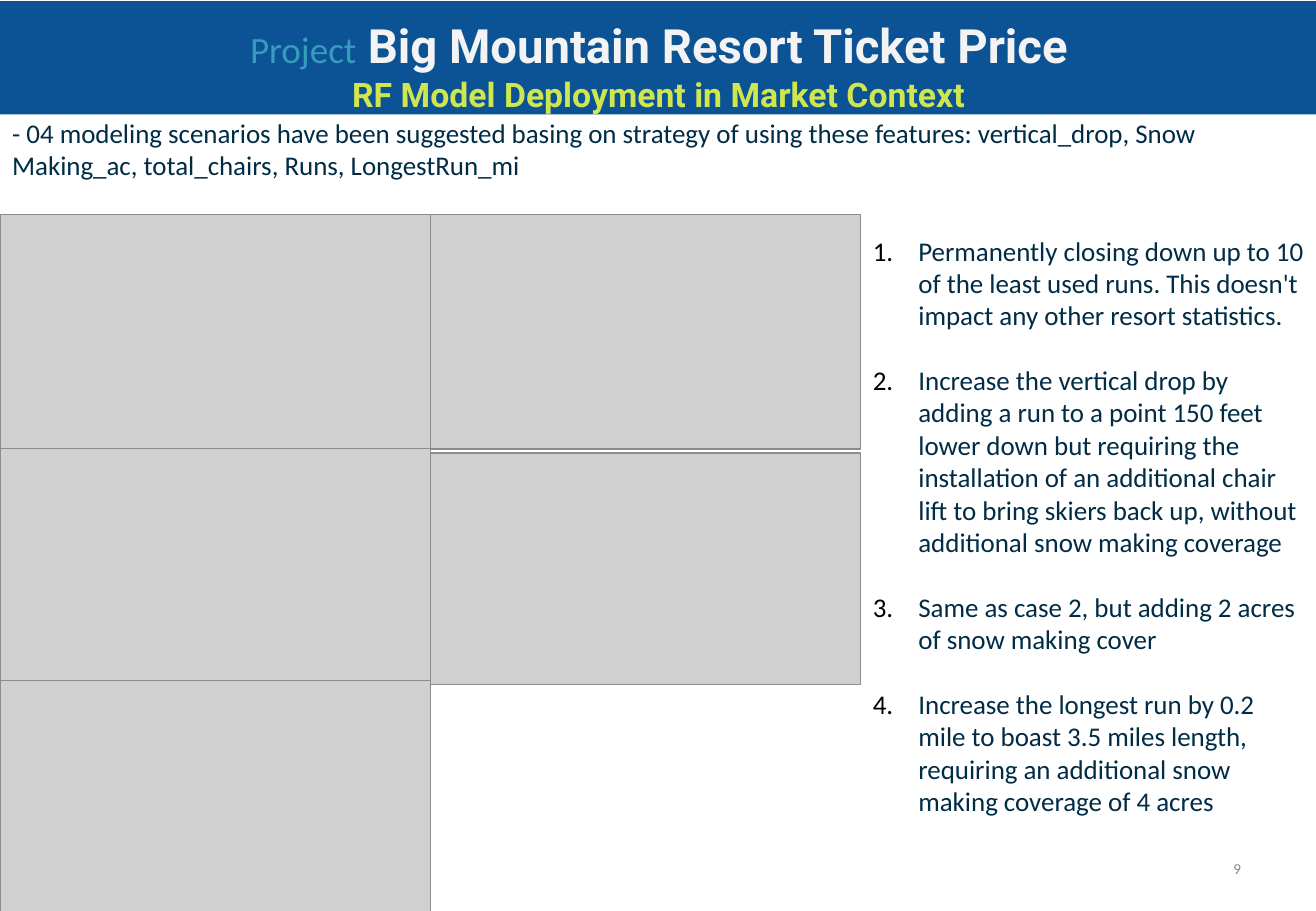
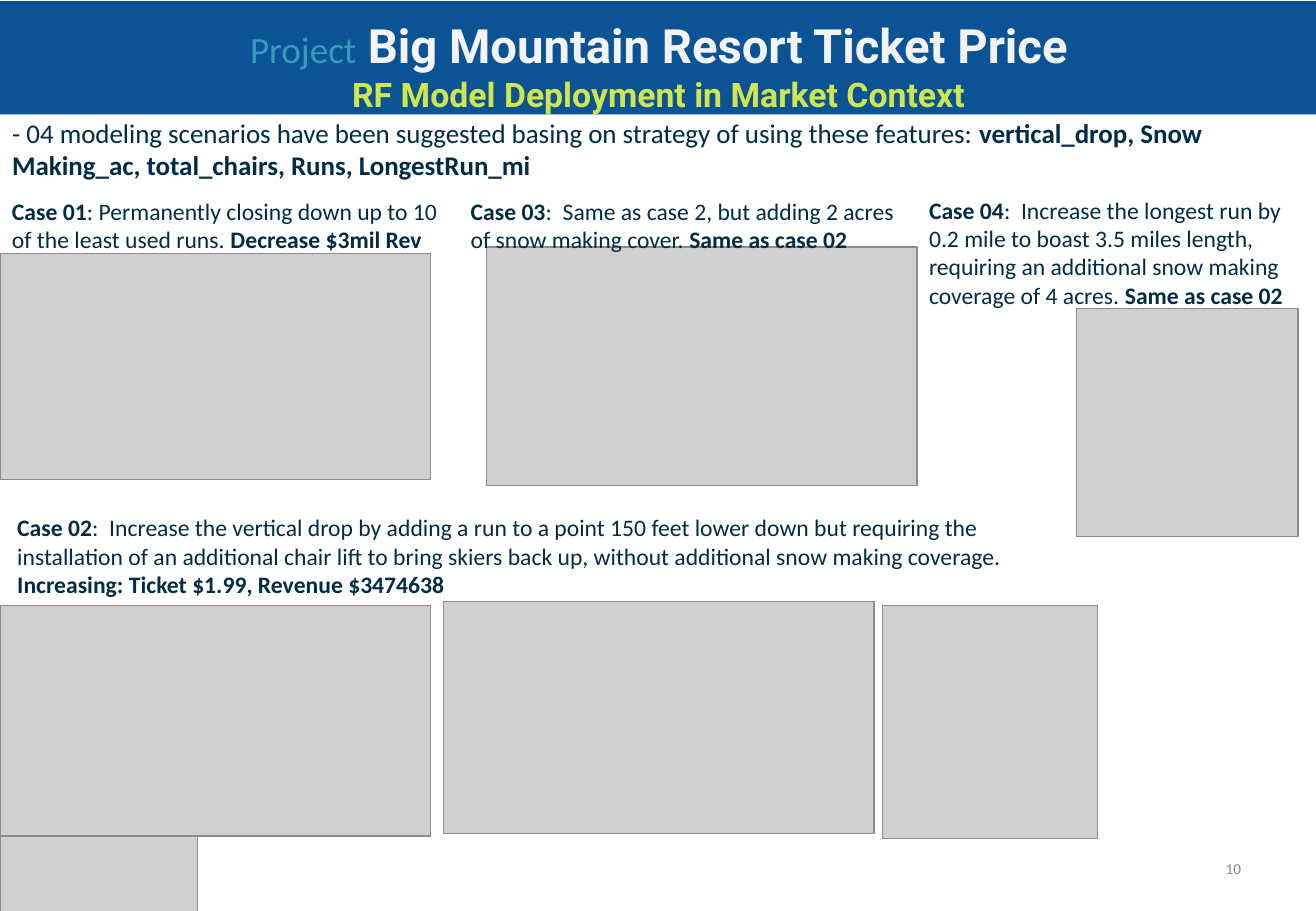
Before and after one commit to BinhKieu82/DataScienceGuidedCapstone, a slide deck: slide 10 of Guided Capstone Project.pptx (slide 9 before the commit). Drawn at 1316x911 pixels with LibreOffice and Linux fonts; fonts in the diff are those of the drawing; grey boxes stand for pictures. Boxes give left, top, right and bottom in pixels: in the first picture for what was removed or moved away, otherwise in the second. Text is boxed around its words. In the diff, an @@ line names an element or a change of style, - is before the commit and + after.

```diff
--- a/Guided Capstone Project.pptx
+++ b/Guided Capstone Project.pptx
@@ text "- 04 modeling scenarios have ..." at (12, 124, 1202, 180): bold on in "vertical_drop, Snow Making_ac, total_chairs, Runs, LongestRu ..." @@
@@ text added at (12, 203, 437, 255), 14 pt, text #002C46 @@
+Case 01: Permanently closing down up to 10 of the least used runs. Decrease $3mil Rev
@@ text added at (471, 203, 893, 255), 14 pt, text #002C46 @@
+Case 03: Same as case 2, but adding 2 acres of snow making cover. Same as case 02
@@ text added at (929, 202, 1283, 311), 14 pt, text #002C46 @@
+Case 04: Increase the longest run by 0.2 mile to boast 3.5 miles length, requiring an additional snow making coverage of 4 acres. Same as case 02
@@ picture: place and size @@
-picture at (0, 215, 430, 450)
+picture at (0, 253, 430, 479)
@@ picture: place and size @@
-picture at (430, 215, 860, 450)
+picture at (487, 247, 917, 486)
@@ text removed at (918, 242, 1303, 816) @@
-1. Permanently closing down up to 10 of the least used runs. This doesn't impact any other resort statistics.
-2. Increase the vertical drop by adding a run to a point 150 feet lower down but requiring the installation of an additional chair lift to bring skiers back up, without additional snow making coverage
-3. Same as case 2, but adding 2 acres of snow making cover
-4. Increase the longest run by 0.2 mile to boast 3.5 miles length, requiring an additional snow making coverage of 4 acres
@@ picture added at (1077, 309, 1299, 537) @@
@@ picture removed at (0, 448, 430, 680) @@
@@ picture removed at (430, 453, 860, 684) @@
@@ text added at (17, 519, 1000, 597), 14 pt, text #002C46 @@
+Case 02: Increase the vertical drop by adding a run to a point 150 feet lower down but requiring the installation of an additional chair lift to bring skiers back up, without additional snow making coverage. Increasing: Ticket $1.99, Revenue $3474638
@@ picture: place and size @@
-picture at (0, 680, 430, 911)
+picture at (0, 605, 430, 836)
@@ picture added at (444, 601, 874, 834) @@
@@ picture added at (883, 605, 1098, 838) @@
@@ page number at (1226, 864, 1241, 874): text changed @@
-9
+10
```
Also in this commit, not shown: 5 other slides changed, 1 slide added, 1 other file.
